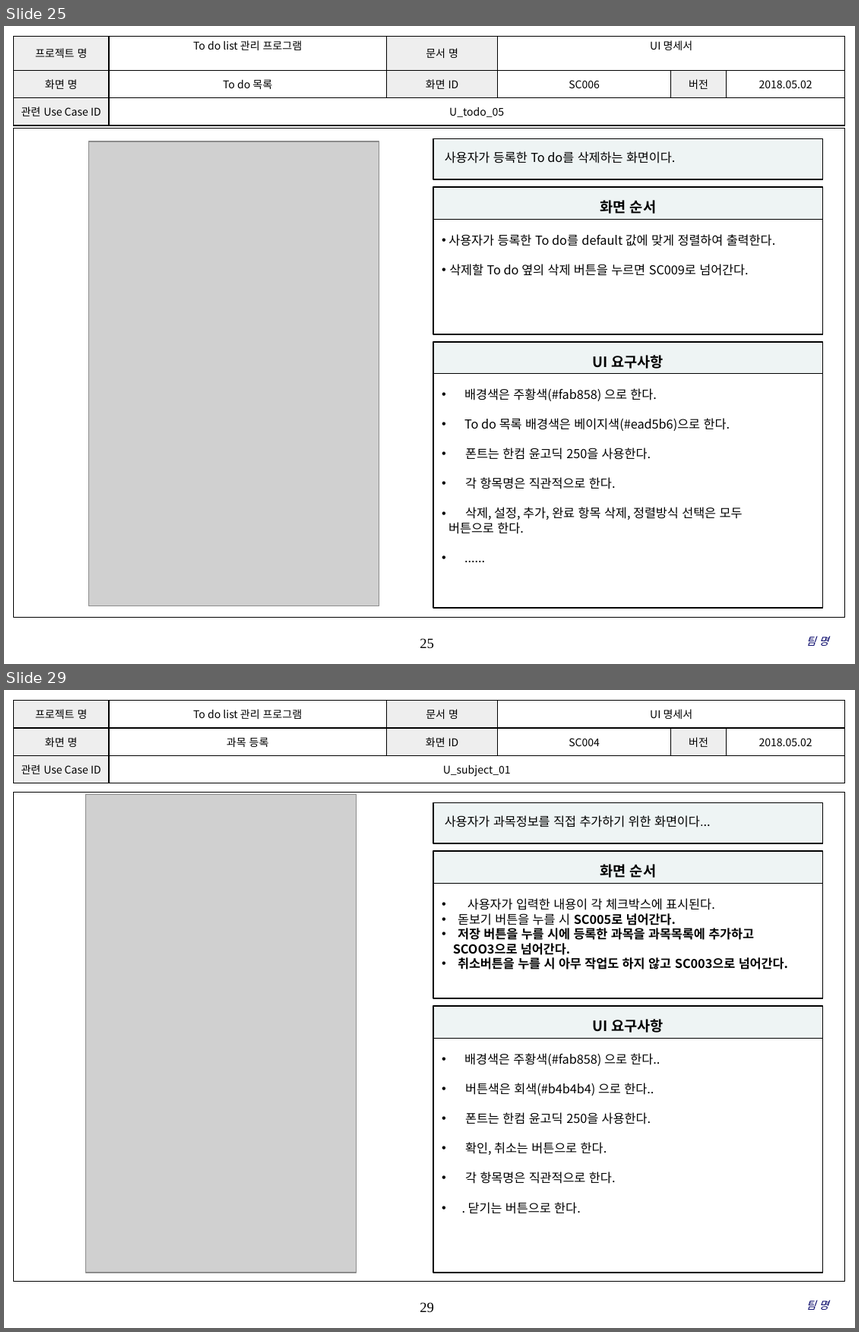
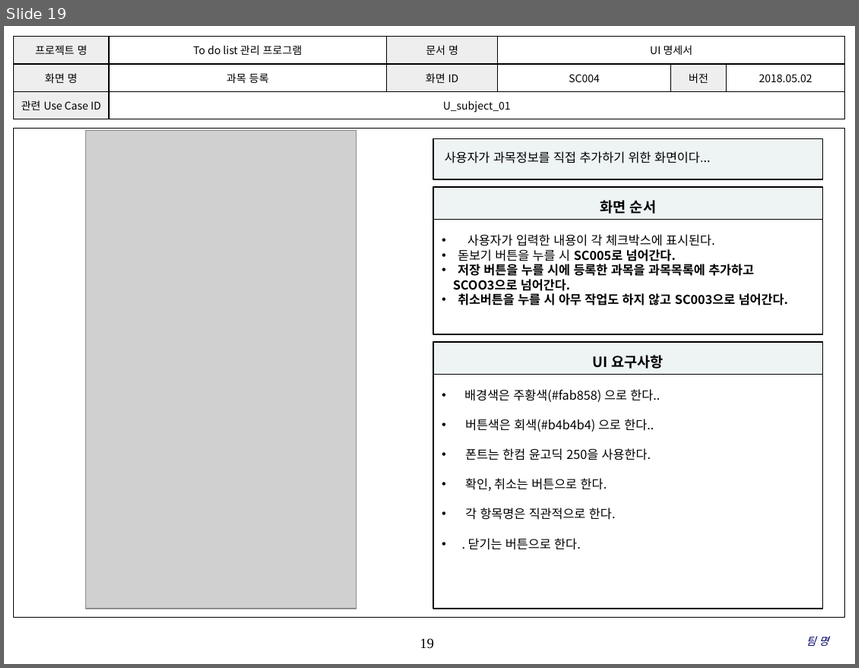
Before and after one commit to SMU-SE-Admin/18-1_5_COSIGN_Doc, a slide deck: 03 설계/UI Design Template - Cosign V1.1.3.pptx. Shown one above the other, each under a label of ours: slides 25 and 29 before the commit, slide 19 after it; the slides between them are not shown. The pictures are 859x1332 and 859x668 pixels, drawn with LibreOffice and Linux fonts; fonts in the diff are those of the drawing; grey boxes stand for pictures; background and template pictures are left out. Boxes give left, top, right and bottom in pixels: in the first picture for what was removed or moved away, otherwise in the second. Text is boxed around its words. In the diff, an @@ line names an element or a change of style, - is before the commit and + after.

```diff
--- a/03 설계/UI Design Template - Cosign V1.1.3.pptx
+++ b/03 설계/UI Design Template - Cosign V1.1.3.pptx
@@ slide 25 removed at box(4, 26, 855, 664), background #FFFFFF; not listed: 2 template elements that a slide beside it also shows @@
@@ table removed at box(13, 36, 844, 120), 3 rows, 6 columns @@
-프로젝트 명 | To do list 관리 프로그램 | 문서 명 | UI 명세서 |  | 
-화면 명 | To do 목록 | 화면 ID | SC006 | 버전 | 2018.05.02
-관련 Use Case ID | U_todo_05 |  |  |  | 
@@ rectangle removed at box(434, 138, 824, 180) @@
-사용자가 등록한 To do를 삭제하는 화면이다.
@@ picture removed at box(88, 142, 379, 607) @@
@@ rectangle removed at box(434, 187, 824, 219) @@
-화면 순서
@@ rectangle removed at box(434, 219, 824, 334) @@
-• 사용자가 등록한 To do를 default 값에 맞게 정렬하여 출력한다.
-• 삭제할 To do 옆의 삭제 버튼을 누르면 SC009로 넘어간다.
@@ rectangle removed at box(434, 342, 824, 374) @@
-UI 요구사항
@@ rectangle removed at box(434, 373, 824, 608) @@
-• 배경색은 주황색(#fab858) 으로 한다.
-• To do 목록 배경색은 베이지색(#ead5b6)으로 한다.
-• 폰트는 한컴 윤고딕 250을 사용한다.
-• 각 항목명은 직관적으로 한다.
-• 삭제, 설정, 추가, 완료 항목 삭제, 정렬방식 선택은 모두
-버튼으로 한다.
-• ......
@@ text removed at box(807, 637, 829, 646) @@
-팀 명
@@ what was slide 29 is now slide 19 @@
@@ page number at box(420, 639, 434, 649): text changed @@
-29
+19
```
Also in this commit, not shown: 6 slides changed, 9 other slides removed.
